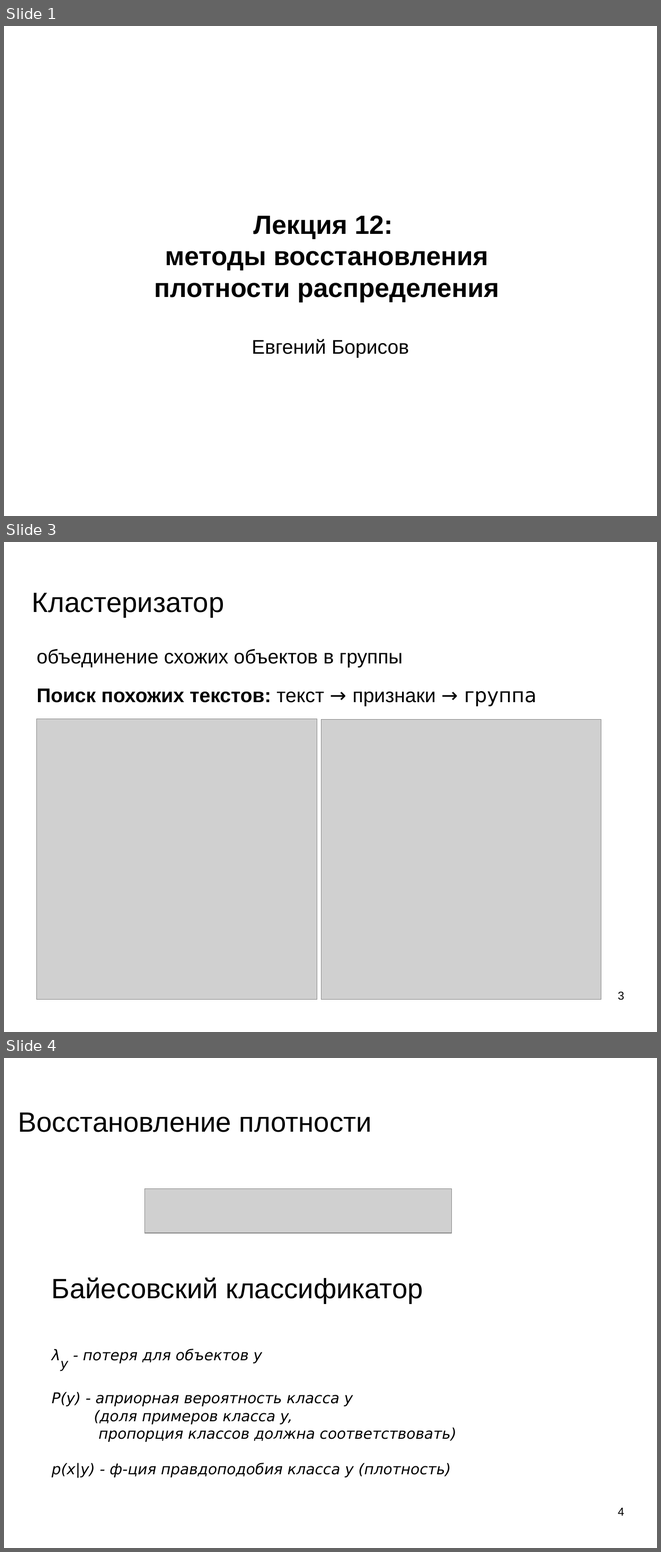
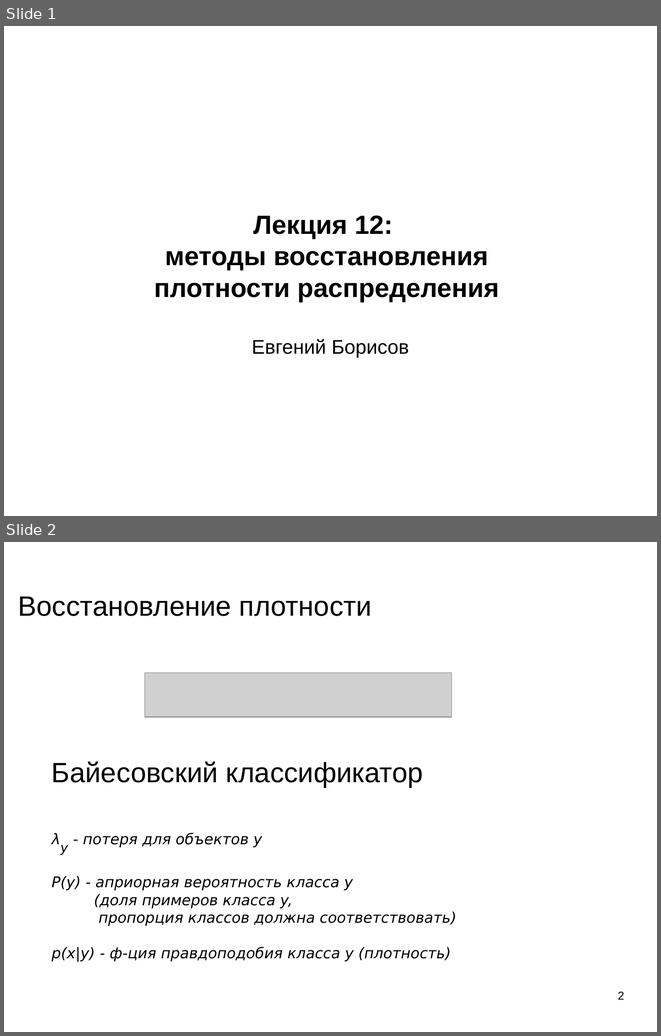
Before and after one commit to mechanoid5/ml_lectorium_legacy, a slide deck: 12-em.odp. Shown one above the other, each under a label of ours: slides 1, 3 and 4 before the commit, slides 1 and 2 after it; the slides between them are not shown. The pictures are 661x1552 and 661x1036 pixels, drawn with LibreOffice and Linux fonts; fonts in the diff are those of the drawing; grey boxes stand for pictures; background and template pictures are left out. Boxes give left, top, right and bottom in pixels: in the first picture for what was removed or moved away, otherwise in the second. Text is boxed around its words. In the diff, an @@ line names an element or a change of style, - is before the commit and + after.

```diff
--- a/12-em.odp
+++ b/12-em.odp
@@ slide 3 removed at (4, 542, 657, 1032), background picture (left out) @@
@@ title removed at (32, 592, 224, 618) @@
-Кластеризатор
@@ text removed at (37, 649, 403, 668) @@
-объединение схожих объектов в группы
@@ text removed at (37, 688, 537, 706) @@
-Поиск похожих текстов: текст → признаки → группа
@@ picture removed at (36, 719, 317, 999) @@
@@ picture removed at (321, 719, 601, 999) @@
@@ page number removed at (618, 991, 624, 1000) @@
-3
@@ what was slide 4 is now slide 2 @@
@@ page number at (618, 991, 624, 999): text changed @@
-4
+2
```
Also in this commit, not shown: 1 slide changed, 1 other slide removed.
